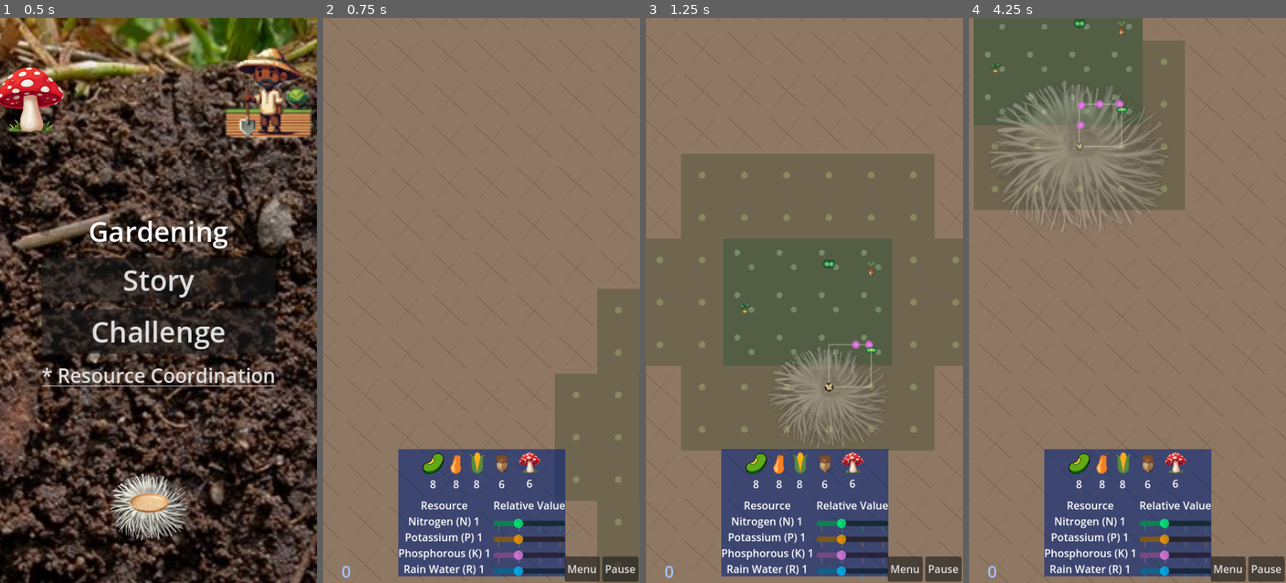
Above: before the commit, frames 1-4 (left to right).
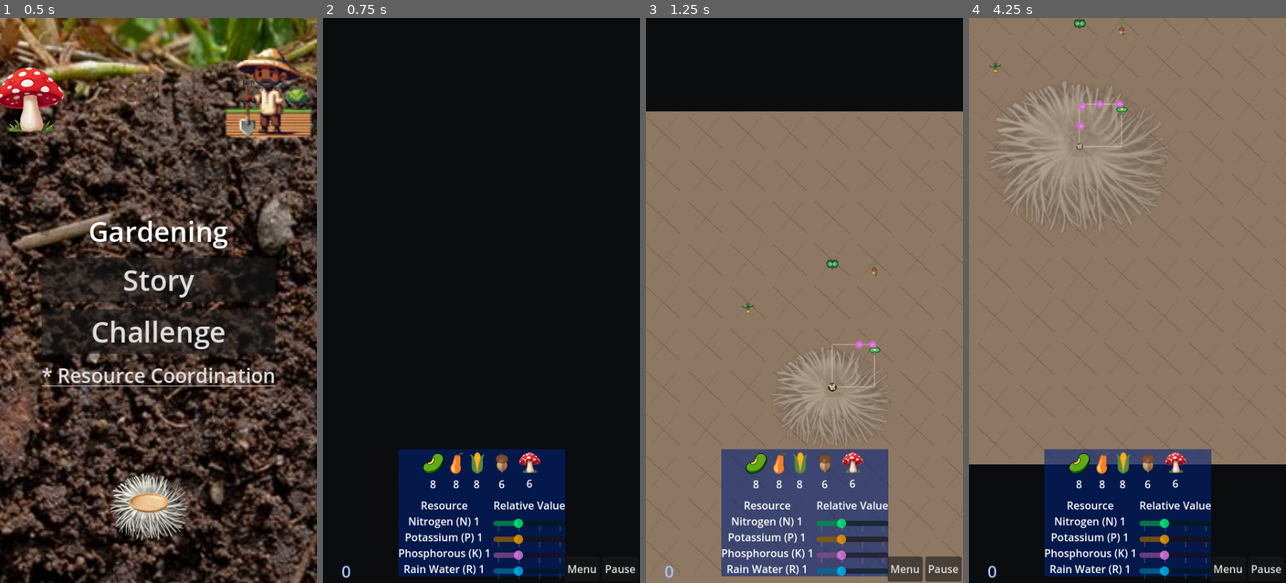
Above: after the commit, the same moments.

Repository: grassrootseconomics/mycofig
Game: Godot game, scene res://scenes/title_screen.tscn
Two runs of this game, one before a commit and one after it. Both use one fixed random seed, a clock stepped at 60 frames per second and the inputs below.
Inputs (mouse positions are in pixels of both pictures, inside the frame that each line leads up to):
- Up to frame 1 (0.5 s): no input
- Up to frame 2 (0.75 s): click "Story" at 0.5 s
- Up to frame 3 (1.25 s): no input
- Up to frame 4 (4.25 s): tap Enter at 1.25 s; move the mouse to (1197, 272) at 1.27 s; hold Right (right) 1.28-2 s; tap S (cam_down) at 1.35 s; click (1197, 272) at 1.42 s; drag from (1064, 328) to (1190, 306) at 2.02 s; move the mouse to (1159, 176) at 2.77 s; hold Right (right) 2.78-3.5 s; tap D (cam_right) at 2.85 s; drag from (1111, 413) to (1054, 232) at 3.52 s

Frame 1 is identical in both runs. In frame 2, 98% of the frame differs, in the area x 0-100%, y 0-100%; in frame 3, 58%; in frame 4, 34%.

Commit message:
M3-B: add story world sizing, fog-of-war reveal map, and camera minimap API

Diff:
--- a/scenes/world_foundation.gd
+++ b/scenes/world_foundation.gd
@@ -32,6 +32,10 @@
 const SOIL_SCORE_SEMI_HEALTHY_MAX := 0.68
 const DEFAULT_RESIDUE_LIFETIME_TICKS := 8
 const SOIL_INFLUENCE_RADIUS := 4
+const STORY_WORLD_COLUMNS := 96
+const STORY_WORLD_ROWS := 27
+const STORY_FOG_TICK_SECONDS := 0.25
+const STORY_FOG_COLOR := Color(0.02, 0.03, 0.04, 0.96)
 
 @export var columns: int = 48
 @export var rows: int = 27
@@ -66,18 +70,25 @@
 var _drag_hint_coord := Vector2i(-1, -1)
 var _drag_hint_available := true
 var _soil_tick_timer: Timer = null
+var _fog_tick_timer: Timer = null
 var _residue_records: Array = []
 var _occupancy_by_tile: Dictionary = {}
 var _footprint_by_agent: Dictionary = {}
 var _influence_kernel: Array = []
+var _revealed_tiles: PackedByteArray = PackedByteArray()
 
 
 func _ready() -> void:
+	if str(Global.mode) == "story":
+		columns = STORY_WORLD_COLUMNS
+		rows = STORY_WORLD_ROWS
 	_initialize_tile_data()
+	_initialize_reveal_data()
 	_build_influence_kernel(SOIL_INFLUENCE_RADIUS)
 	_build_baseline_pattern()
 	reset_to_baseline()
 	_start_soil_tick()
+	_start_fog_tick()
 	_ensure_camera_pan_actions()
 	_setup_camera()
 	if get_viewport().has_signal("size_changed"):
@@ -89,6 +100,9 @@
 
 
 func _exit_tree() -> void:
+	if is_instance_valid(_fog_tick_timer):
+		_fog_tick_timer.stop()
+		_fog_tick_timer.queue_free()
 	if Global.world_bounds_enabled:
 		Global.clear_world_context()
 
@@ -107,6 +121,23 @@
 func get_world_center() -> Vector2:
 	var rect = get_world_rect()
 	return rect.position + rect.size * 0.5
+
+
+func configure_dimensions(new_columns: int, new_rows: int) -> void:
+	var safe_cols = maxi(new_columns, 1)
+	var safe_rows = maxi(new_rows, 1)
+	if safe_cols == columns and safe_rows == rows:
+		return
+	columns = safe_cols
+	rows = safe_rows
+	_initialize_tile_data()
+	_initialize_reveal_data()
+	_build_baseline_pattern()
+	reset_to_baseline()
+	_sync_global_world_context()
+	_setup_camera()
+	queue_redraw()
+	emit_signal("world_initialized", get_world_rect())
 
 
 func get_tile(coord: Vector2i) -> Dictionary:
@@ -330,6 +361,22 @@
 
 func in_bounds(coord: Vector2i) -> bool:
 	return coord.x >= 0 and coord.y >= 0 and coord.x < columns and coord.y < rows
+
+
+func is_tile_revealed(coord: Vector2i) -> bool:
+	if not in_bounds(coord):
+		return false
+	if not _uses_story_fog():
+		return true
+	var idx = _index_for(coord)
+	if idx < 0 or idx >= _revealed_tiles.size():
+		return false
+	return _revealed_tiles[idx] == 1
+
+
+func is_world_pos_revealed(world_pos: Vector2) -> bool:
+	var coord = world_to_tile(world_pos)
+	return is_tile_revealed(coord)
 
 
 func reset_to_baseline() -> void:
@@ -348,6 +395,7 @@
 				"flags": 0
 			}
 			_tiles[idx] = tile
+	_refresh_story_fog_map()
 	queue_redraw()
 	baseline_reset.emit()
 	_update_debug_label()
@@ -393,6 +441,7 @@
 		var hint_color = drag_hint_available_color if _drag_hint_available else drag_hint_blocked_color
 		draw_rect(hint_rect, Color(hint_color, 0.16), true)
 		draw_rect(hint_rect, hint_color, false, 3.0, true)
+	_draw_story_fog_overlay()
 	if debug_overlay_enabled:
 		draw_rect(Rect2(Vector2.ZERO, get_world_rect().size), Color(1, 1, 1, 0.9), false, 3.0, true)
 
@@ -471,6 +520,88 @@
 	_soil_tick_timer.wait_time = maxf(soil_tick_seconds, 0.1)
 	_soil_tick_timer.timeout.connect(_on_soil_tick_timeout)
 	add_child(_soil_tick_timer)
+
+
+func _start_fog_tick() -> void:
+	if is_instance_valid(_fog_tick_timer):
+		_fog_tick_timer.stop()
+		_fog_tick_timer.queue_free()
+	_fog_tick_timer = Timer.new()
+	_fog_tick_timer.one_shot = false
+	_fog_tick_timer.autostart = true
+	_fog_tick_timer.wait_time = STORY_FOG_TICK_SECONDS
+	_fog_tick_timer.timeout.connect(_refresh_story_fog_map)
+	add_child(_fog_tick_timer)
+	_refresh_story_fog_map()
+
+
+func _uses_story_fog() -> bool:
+	return str(Global.mode) == "story"
+
+
+func _initialize_reveal_data() -> void:
+	var tile_count = maxi(columns * rows, 0)
+	_revealed_tiles.resize(tile_count)
+	for idx in range(tile_count):
+		_revealed_tiles[idx] = 0
+
+
+func _refresh_story_fog_map() -> void:
+	if _revealed_tiles.size() != columns * rows:
+		_initialize_reveal_data()
+	if not _uses_story_fog():
+		for idx in range(_revealed_tiles.size()):
+			_revealed_tiles[idx] = 1
+		queue_redraw()
+		return
+
+	for idx in range(_revealed_tiles.size()):
+		_revealed_tiles[idx] = 0
+	var agents_root = _get_agents_root()
+	if is_instance_valid(agents_root):
+		for agent in agents_root.get_children():
+			if not is_instance_valid(agent):
+				continue
+			if bool(agent.get("dead")):
+				continue
+			if str(agent.get("type")) != "myco":
+				continue
+			var occupied_tiles = _get_agent_occupied_tiles_for_soil(agent)
+			var buddy_radius = float(agent.get("buddy_radius"))
+			if buddy_radius <= 0.0:
+				buddy_radius = tile_size
+			var reveal_radius_tiles = int(ceil(maxf(buddy_radius, tile_size) / maxf(tile_size, 1.0))) + 4
+			reveal_radius_tiles = maxi(reveal_radius_tiles, SOIL_INFLUENCE_RADIUS + 1)
+			for coord in occupied_tiles:
+				_reveal_coord_radius(Vector2i(coord), reveal_radius_tiles)
+	queue_redraw()
+
+
+func _reveal_coord_radius(center: Vector2i, radius_tiles: int) -> void:
+	for dy in range(-radius_tiles, radius_tiles + 1):
+		for dx in range(-radius_tiles, radius_tiles + 1):
+			if maxi(abs(dx), abs(dy)) > radius_tiles:
+				continue
+			var coord = center + Vector2i(dx, dy)
+			if not in_bounds(coord):
+				continue
+			var idx = _index_for(coord)
+			if idx >= 0 and idx < _revealed_tiles.size():
+				_revealed_tiles[idx] = 1
+
+
+func _draw_story_fog_overlay() -> void:
+	if not _uses_story_fog():
+		return
+	for y in range(rows):
+		for x in range(columns):
+			var idx = _index_for(Vector2i(x, y))
+			if idx < 0 or idx >= _revealed_tiles.size():
+				continue
+			if _revealed_tiles[idx] == 1:
+				continue
+			var rect = Rect2(Vector2(x * tile_size, y * tile_size), Vector2(tile_size, tile_size))
+			draw_rect(rect, STORY_FOG_COLOR, true)
 
 
 func _on_soil_tick_timeout() -> void:
@@ -857,6 +988,8 @@
 
 func _build_gameplay_baseline_pattern() -> void:
 	var center = Vector2((columns - 1) * 0.5, (rows - 1) * 0.5)
+	if str(Global.mode) == "story":
+		center = Vector2(6.0, (rows - 1) * 0.5)
 	for y in range(rows):
 		for x in range(columns):
 			var coord_vec = Vector2(float(x), float(y))
@@ -911,6 +1044,13 @@
 	camera.position_smoothing_enabled = true
 	camera.position_smoothing_speed = 8.0
 	camera.global_position = get_world_center()
+	_clamp_camera()
+
+
+func set_camera_world_center(world_pos: Vector2) -> void:
+	if not is_instance_valid(camera):
+		return
+	camera.global_position = world_pos
 	_clamp_camera()
 
 
